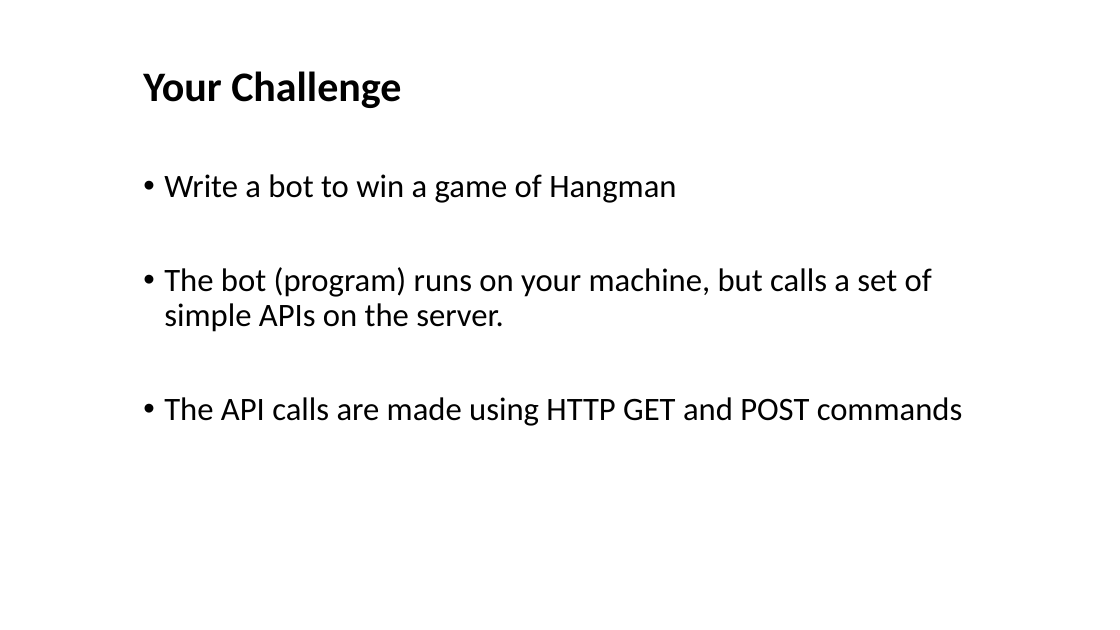
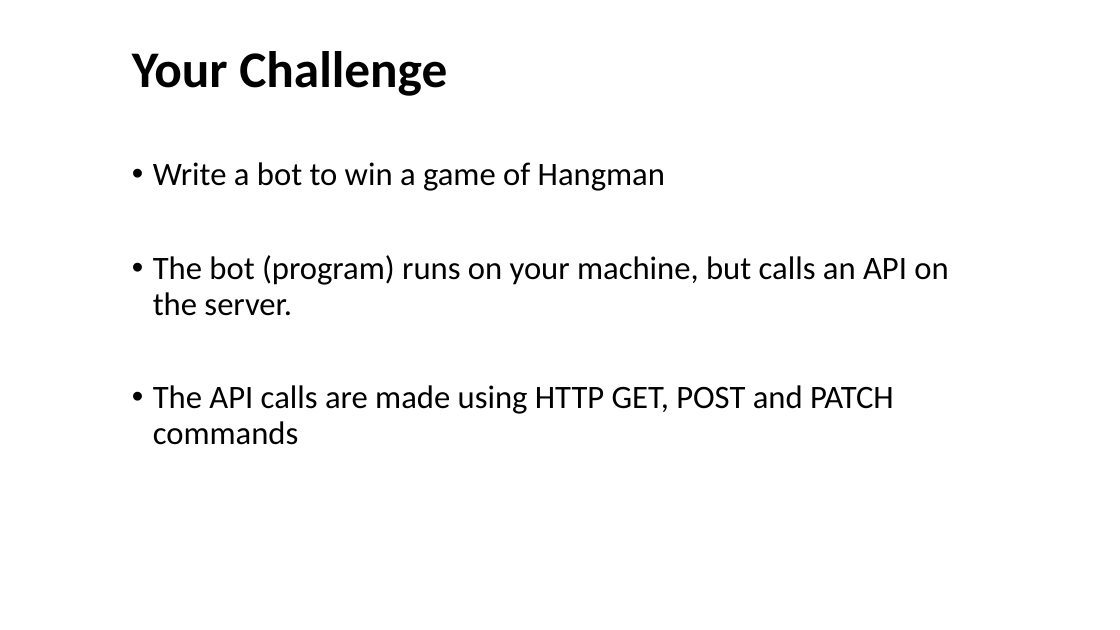
Before and after one commit to BatFace/Connect4, a slide deck: slide 3 of CodeDojoIntroMaterials/Hangman.pptx. Drawn at 1120x630 pixels with LibreOffice and Linux fonts; fonts in the diff are those of the drawing; background and template pictures are left out. Boxes give left, top, right and bottom in pixels: in the first picture for what was removed or moved away, otherwise in the second. Text is boxed around its words. In the diff, an @@ line names an element or a change of style, - is before the commit and + after.

```diff
--- a/CodeDojoIntroMaterials/Hangman.pptx
+++ b/CodeDojoIntroMaterials/Hangman.pptx
@@ text "Your Challenge": place and size @@
-text "Your Challenge" at [143, 71, 963, 426]
+text "Your Challenge" at [132, 51, 948, 445]
@@ text at [132, 51, 447, 96]: size 36 to 44 pt in "Your Challenge" @@
@@ text at [153, 255, 948, 445]: text changed @@
-• The bot (program) runs on your machine, but calls a set of simple APIs on the server.
-• The API calls are made using HTTP GET and POST commands
+• The bot (program) runs on your machine, but calls an API on the server.
+• The API calls are made using HTTP GET, POST and PATCH commands
```
Also in this commit, not shown: 3 other slides changed, 6 slides removed, 2 other files.
